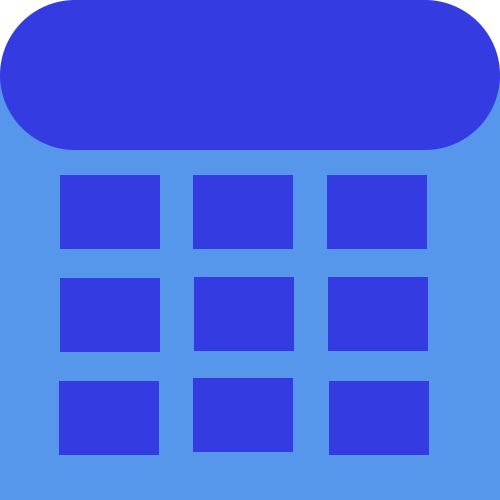
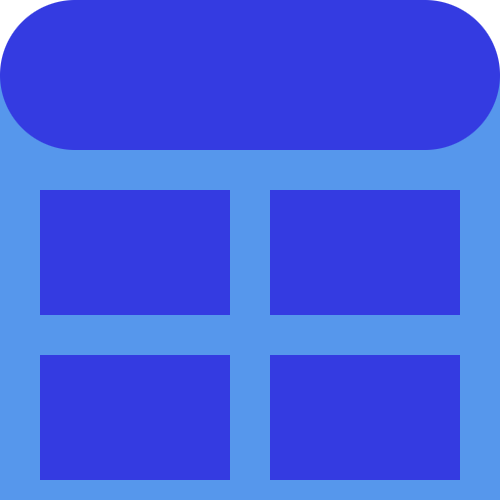
Layered file, before and after one edit (500 × 500). Changes by layer:
renamed "Eingefügte Ebene #7" to "Zellen", painted on it over [40, 190, 460, 480]
removed layer "Eingefügte Ebene #6" over [230, 378, 270, 452]
removed layer "Eingefügte Ebene #4" over [328, 315, 428, 351]
removed layer "Eingefügte Ebene #3" over [194, 277, 294, 351]
removed layer "Eingefügte Ebene #2" over [60, 315, 160, 352]
removed layer "Eingefügte Ebene #1" over [327, 175, 427, 190]
removed layer "Eingefügte Ebene" over [193, 175, 293, 249]
removed layer "Zelle" over [60, 175, 160, 190]
